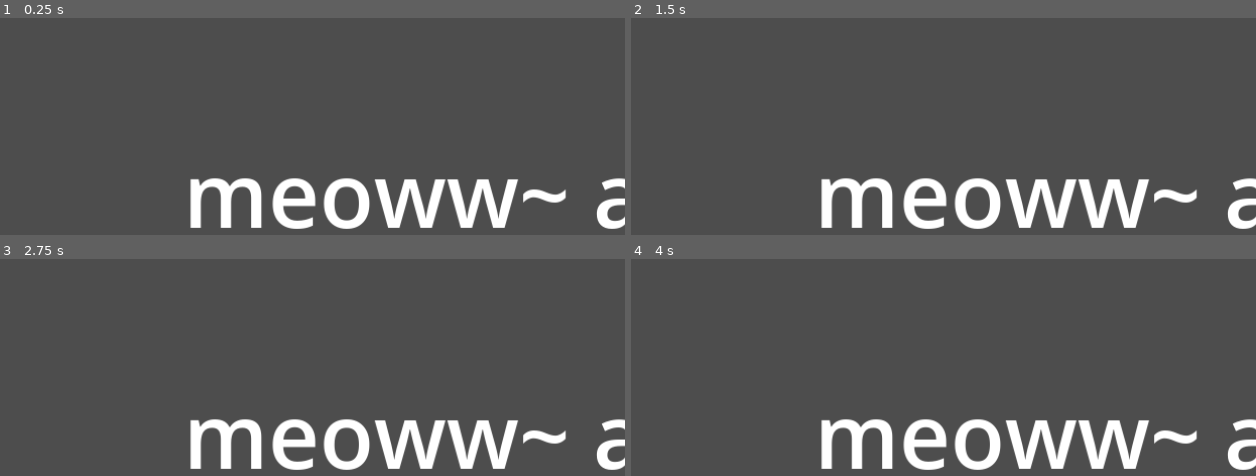
Above: before the commit, frames 1-4 (two rows, left to right).
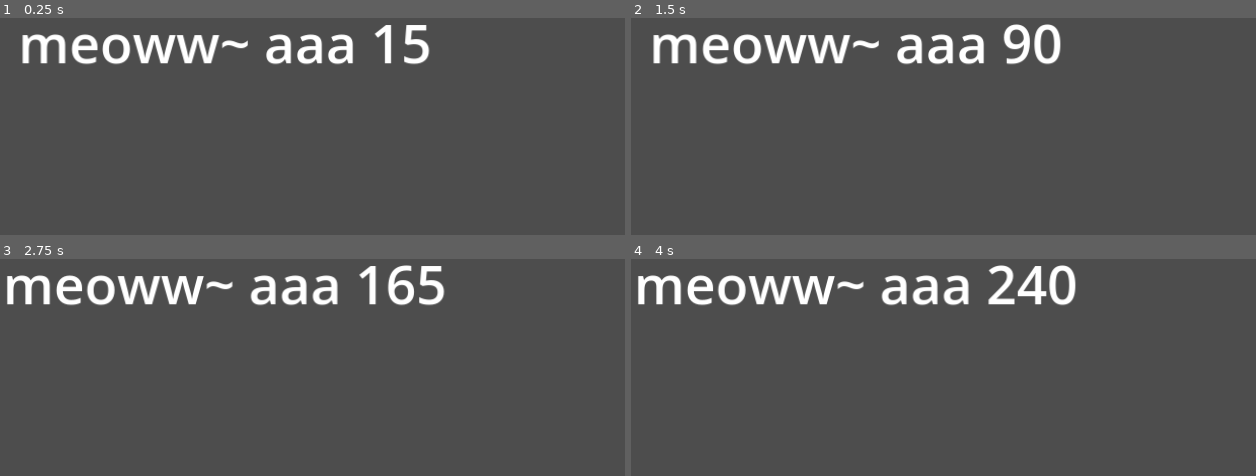
Above: after the commit, the same moments.

Repository: oDevvEn/god-test
Game: Godot game, scene res://scenes/main.tscn
Same seed, same stepped clock (60 frames per second), same inputs: the game is played once before the commit and once after it.
Inputs:
- Up to frame 1 (0.25 s): no input
- Up to frame 2 (1.5 s): no input
- Up to frame 3 (2.75 s): no input
- Up to frame 4 (4 s): no input

The runs differ from the first frame. In frame 1, 11% of the frame differs, in the area x 3-100%, y 3-98%; in frame 2, 12%; in frame 3, 12%; in frame 4, 12%, in the area x 1-100%, y 2-98%.

Commit message:
label code

Diff:
--- a/project.godot
+++ b/project.godot
@@ -17,6 +17,8 @@
 
 [display]
 
+window/size/viewport_width=1920
+window/size/viewport_height=1080
 window/size/mode=2
 window/stretch/mode="canvas_items"
 
--- a/scenes/main.tscn
+++ b/scenes/main.tscn
@@ -1,4 +1,6 @@
-[gd_scene format=3 uid="uid://h2sndoidhvlv"]
+[gd_scene load_steps=2 format=3 uid="uid://h2sndoidhvlv"]
+
+[ext_resource type="Script" path="res://scripts/label.gd" id="1_ndlfo"]
 
 [node name="Main" type="Node2D"]
 
@@ -9,3 +11,4 @@
 text = "meoww~ aaaa"
 horizontal_alignment = 1
 vertical_alignment = 1
+script = ExtResource("1_ndlfo")
--- /dev/null
+++ b/scripts/label.gd
@@ -0,0 +1,13 @@
+extends Label
+
+
+# Called when the node enters the scene tree for the first time.
+func _ready() -> void:
+	pass # Replace with function body.
+
+
+var num : int = 0
+# Called every frame. 'delta' is the elapsed time since the previous frame.
+func _process(delta: float) -> void:
+	num += 1
+	text = "meoww~ aaa " + str(num)
